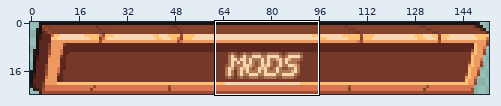
One commit to this sprite sheet: CNPack/config/fancymenu/assets/mods_hovered.png. The first picture is a wide view before the edit; the outline marks the close-up.
Close-up. Old version:
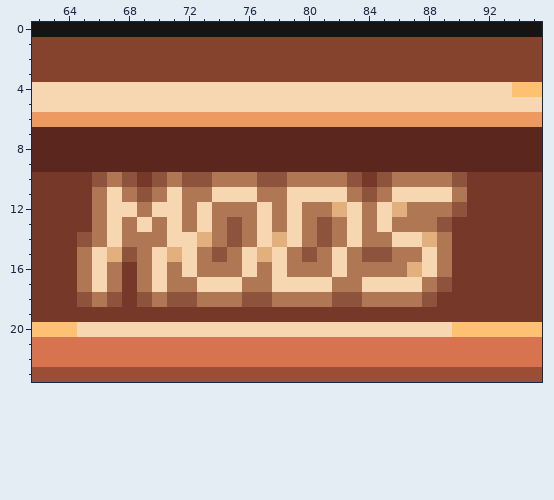
The file is 153x24 pixels. Colours within 5 levels of each other are drawn and written as one. Shown: x 62..95, y 0..23.
The same view after the edit:
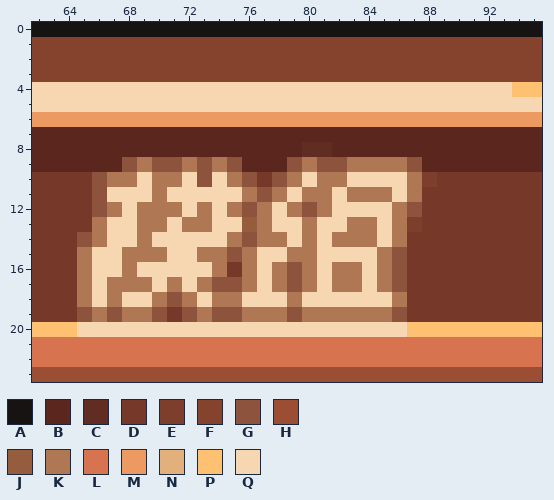
Palette (. is transparent): A #181313  B #5b261e  C #612c21  D #763828  E #7d3f2c  F #85422c  G #8d533d  H #9c4e34  J #955d3d  K #b07754  L #d7734e  M #ec9a61  N #e1b07d  P #fec172  Q #f6d7b2
What changed:
{"y":8,"x":80,"old":"BB","new":"CC"}
{"y":9,"x":68,"old":"BBBBBBBB","new":"GKGGKGKG"}
{"y":9,"x":79,"old":"BBBBBBBBB","new":"GKGGKKKKG"}
{"y":10,"x":68,"old":"GDG","new":"KQK"}
{"y":10,"x":72,"old":"G","new":"Q"}
{"y":10,"x":74,"old":"K","new":"Q"}
{"y":10,"x":76,"old":"KG","new":"GD"}
{"y":10,"x":80,"old":"K","new":"Q"}
{"y":10,"x":83,"old":"GDGK","new":"QQQQ"}
{"y":10,"x":88,"old":"KKG","new":"EDD"}
{"y":11,"x":66,"old":"K","new":"G"}
{"y":11,"x":68,"old":"KG","new":"QQ"}
{"y":11,"x":72,"old":"KK","new":"QQ"}
{"y":11,"x":76,"old":"QK","new":"KG"}
{"y":11,"x":80,"old":"QQ","new":"KK"}
{"y":11,"x":84,"old":"G","new":"K"}
{"y":11,"x":87,"old":"QQQK","new":"KDDD"}
{"y":12,"x":66,"old":"KQ","new":"GK"}
{"y":12,"x":70,"old":"QQKQK","new":"KKQKQ"}
{"y":12,"x":76,"old":"KQKQK","new":"GKQKG"}
{"y":12,"x":82,"old":"N","new":"Q"}
{"y":12,"x":84,"old":"K","new":"Q"}
{"y":12,"x":86,"old":"NKKKG","new":"KGDDD"}
{"y":13,"x":68,"old":"KQ","new":"QK"}
{"y":13,"x":73,"old":"QKGKQK","new":"KQQJKQ"}
{"y":13,"x":81,"old":"GKQ","new":"QQK"}
{"y":13,"x":87,"old":"KKG","new":"EDD"}
{"y":14,"x":68,"old":"K","new":"Q"}
{"y":14,"x":70,"old":"K","new":"Q"}
{"y":14,"x":73,"old":"NKGKQN","new":"QQKGKK"}
{"y":14,"x":81,"old":"G","new":"Q"}
{"y":14,"x":83,"old":"Q","new":"K"}
{"y":14,"x":85,"old":"KQQNK","new":"QKDDD"}
{"y":15,"x":67,"old":"NG","new":"QK"}
{"y":15,"x":70,"old":"QN","new":"KQ"}
{"y":15,"x":74,"old":"GKQN","new":"KGKQ"}
{"y":15,"x":80,"old":"GK","new":"KQ"}
{"y":15,"x":83,"old":"KGGKKQK","new":"QQKGDDD"}
{"y":16,"x":67,"old":"KDK","new":"QKQ"}
{"y":16,"x":71,"old":"K","new":"Q"}
{"y":16,"x":73,"old":"K","new":"Q"}
{"y":16,"x":75,"old":"KQKQK","new":"DKQKG"}
{"y":16,"x":81,"old":"KQ","new":"QK"}
{"y":16,"x":84,"old":"K","new":"Q"}
{"y":16,"x":86,"old":"KNQK","new":"GDDD"}
{"y":17,"x":68,"old":"D","new":"K"}
{"y":17,"x":72,"old":"KQQQ","new":"QKGG"}
{"y":17,"x":77,"old":"KQQQ","new":"QKGK"}
{"y":17,"x":85,"old":"QQQKG","new":"KGDDD"}
{"y":18,"x":65,"old":"GKGDG","new":"KQKQQ"}
{"y":18,"x":72,"old":"GK","new":"KQ"}
{"y":18,"x":76,"old":"GGK","new":"QQQ"}
{"y":18,"x":80,"old":"KKGGKK","new":"QQQQQQ"}
{"y":18,"x":87,"old":"KG","new":"DD"}
{"y":19,"x":65,"old":"DDDDDD","new":"GKGKKG"}
{"y":19,"x":72,"old":"DDDDDDDDDDDDDDD","new":"GKGGKKKGKKKKKKG"}
{"y":20,"x":87,"old":"QQQ","new":"PPP"}
{"label":"changed","picture_box":[77,142,467,337]}
